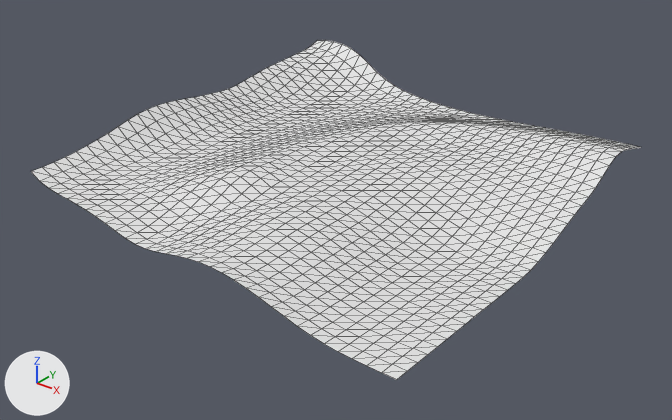
The glTF model assets/levels/overworld/chunk_-4_1.glb, before and after one commit.
One viewpoint serves both versions: a camera (50 mm lens) standing at (78.1, -100.1, 49.9) and looking at (0.8, -3.3, -10.1). The axes (+X, +Y, +Z) are drawn at lower left. The lights are the same throughout. The older version comes first. Mesh edges are drawn as thin lines.

In view in the first picture: 'chunk_-4_1-col'.
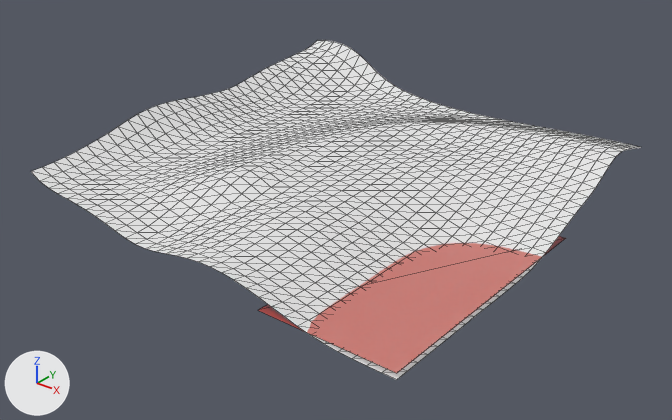
Edits to the scene script, one JSON object a line:
```json
{"op": "add", "block": "mat_lava", "code": ["mat_lava = principled_material('lava')", "mat_lava.base_color = (0.8, 0.0434, 0.0)  # orange #e73b00", "mat_lava.alpha = 0.543"]}
{"op": "add", "block": "me_lava_lava", "code": ["me_lava_lava = bpy.data.meshes.new('lava-lava')", "me_lava_lava.from_pydata([(11.8, 7.9, -9.2), (32.0, 7.9, -9.2), (11.8, -32.0, -9.2), (32.0, -32.0, -9.2)], [], [(2, 3, 1), (2, 1, 0)])", "me_lava_lava.materials.append(mat_lava)  # orange #e73b00"]}
{"op": "add", "block": "ob_lava_lava", "code": ["ob_lava_lava = bpy.data.objects.new('lava-lava', me_lava_lava)", "ob_lava_lava.location = (0.0, 0.0, 0.0)"]}
```

Where the change shows, as pixel boxes (x1, y1, x2, y2) in the pictures (672 x 420 px):
```json
{"object": "lava-lava", "change": "added", "after": [258, 236, 565, 373]}
```
